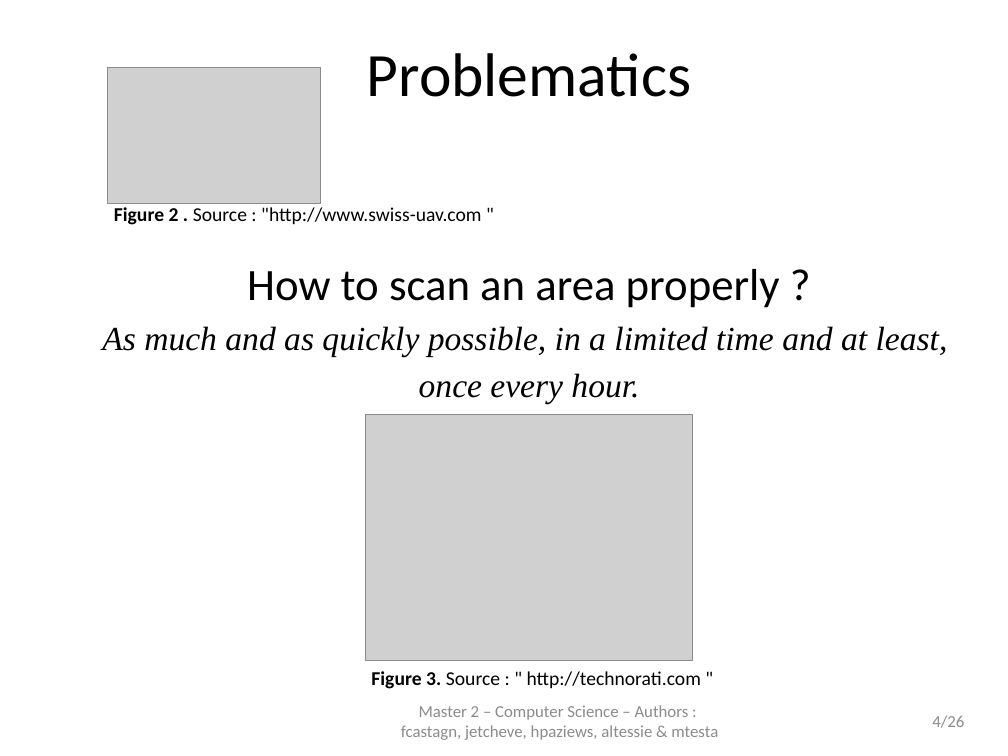
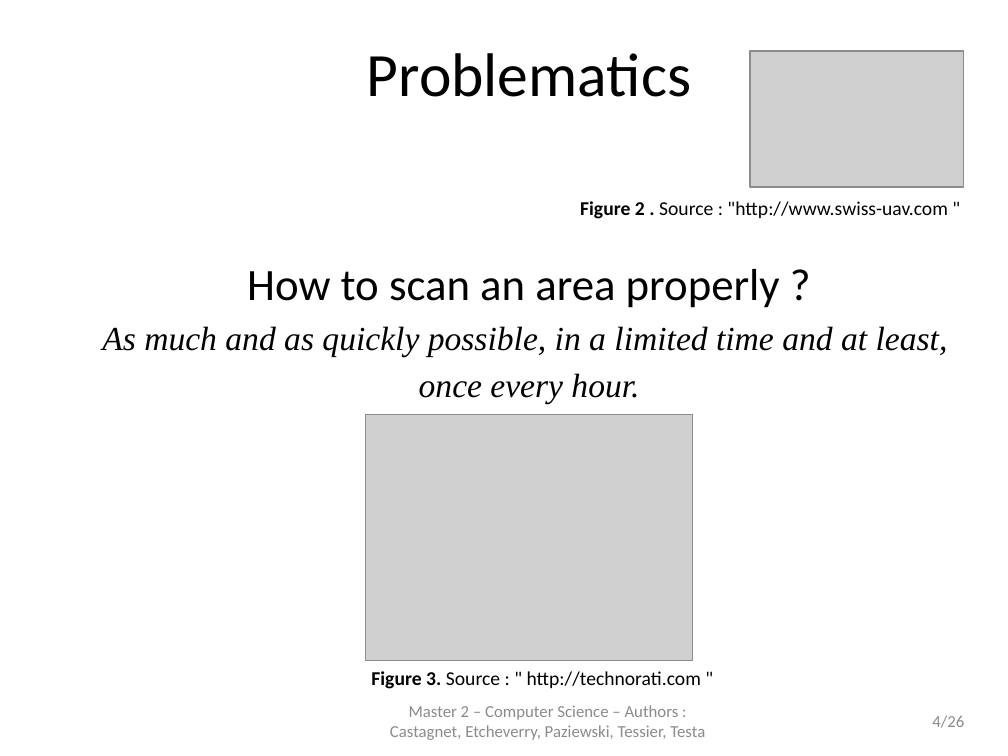
Before and after one commit to jetcheve/M2_PER_MMUAVGRA, a slide deck: slide 4 of ressources/presentation/PresentationPER_Desbarats_V3.pptx. Drawn at 1008x756 pixels with LibreOffice and Linux fonts; fonts in the diff are those of the drawing; grey boxes stand for pictures; background and template pictures are left out. Boxes give left, top, right and bottom in pixels: in the first picture for what was removed or moved away, otherwise in the second. Text is boxed around its words. In the diff, an @@ line names an element or a change of style, - is before the commit and + after.

```diff
--- a/ressources/presentation/PresentationPER_Desbarats_V3.pptx
+++ b/ressources/presentation/PresentationPER_Desbarats_V3.pptx
@@ picture: place and size @@
-picture at box(107, 68, 321, 204)
+picture at box(750, 51, 964, 187)
@@ text "Figure 2 . Source : ...": place and size @@
-text "Figure 2 . Source : ..." at box(114, 207, 481, 225)
+text "Figure 2 . Source : ..." at box(580, 201, 947, 219)
@@ text at box(390, 705, 705, 740): text changed @@
-Master 2 – Computer Science – Authors :
-fcastagn, jetcheve, hpaziews, altessie & mtesta
+Master 2 – Computer Science – Authors : Castagnet, Etcheverry, Paziewski, Tessier, Testa
```
Also in this commit, not shown: 24 other slides changed, 1 other file.
